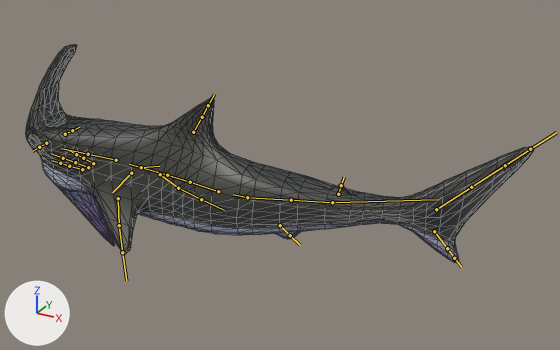
Two versions of the FBX model New Unity Project/Assets/shark_pickaxe/shark.fbx, one commit apart.
Both versions are drawn from a 50 mm camera at (4.16, -5.3, 2.89) aimed at (1.1, 0.27, 0.11). Lighting does not change. The marker at lower left points along +X, +Y and +Z. Both versions are drawn at frame 24 of the action 'metarig|Movement'; the numbers are the values there. The bones that bend it are drawn over the model as lines. Mesh edges are drawn as thin lines.
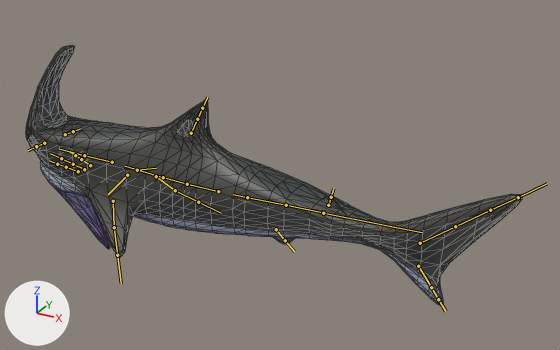
Changed parts and their boxes (x1, y1, x2, y2) in the pictures (560 x 350 px):
'Cube.007', posed (19% taller): before (26, 44, 535, 263); after (26, 45, 523, 306)
bone 'spine.002', root to tip: before (247, 197) to (291, 200); after (247, 197) to (286, 205)
bone 'spine', root to tip: before (332, 202) to (438, 199); after (323, 213) to (422, 232)
bone 'spine.008', root to tip: before (218, 191) to (190, 182); after (218, 191) to (187, 184)
bone 'spine.004', root to tip: before (190, 182) to (157, 172); after (187, 184) to (152, 174)
bone 'spine.005', root to tip: before (167, 175) to (129, 164); after (163, 177) to (125, 166)
bone 'spine.007', root to tip: before (88, 154) to (61, 148); after (84, 155) to (59, 149)
bone 'top_fin', root to tip: before (193, 132) to (202, 117); after (191, 133) to (197, 119)

What the commit changed:
Bone 'spine.002' (bone_spine_002) turns from (0, 0, 13) to (0, 0, -3) degrees about its own x, y and z.
Bone 'spine' (bone_spine) turns from (0, 0, 9) to (0, 0, -2) degrees about its own x, y and z.
Bone 'spine.008' (bone_spine_008) turns from (0, 0, 6) to (0, 0, -1) degrees about its own x, y and z.
Bone 'spine.004' (bone_spine_004) turns from (0, 0, -3) to (0, 0, 1) degrees about its own x, y and z.
Bone 'spine.005' (bone_spine_005) turns from (0, 0, -4) to (0, 0, 1) degrees about its own x, y and z.
Bone 'spine.007' (bone_spine_007) turns from (0, 0, -4) to (0, 0, 1) degrees about its own x, y and z.
Bone 'top_fin' (bone_top_fin) turns from (0, 0, 9) to (0, 0, -2) degrees about its own x, y and z.
